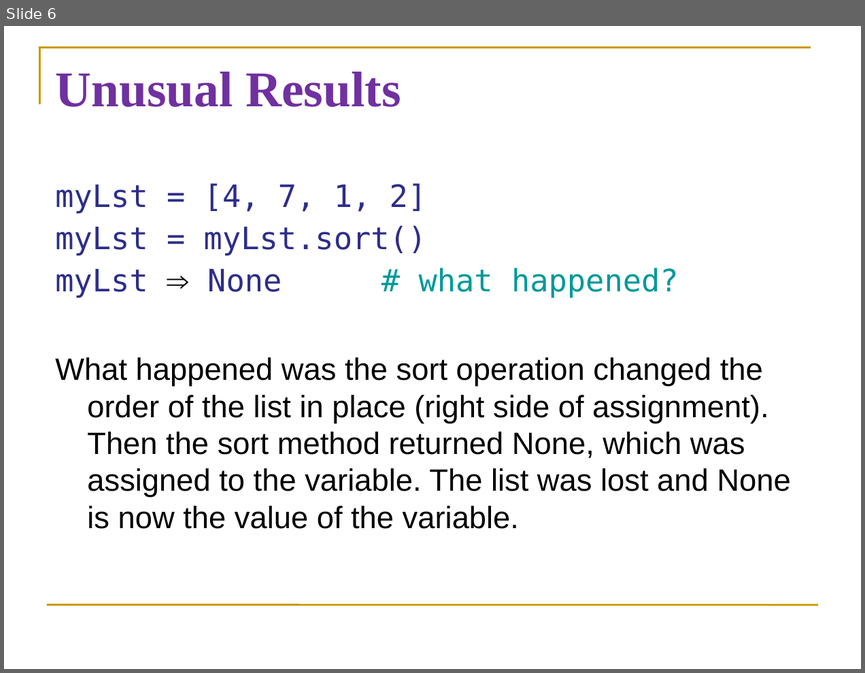
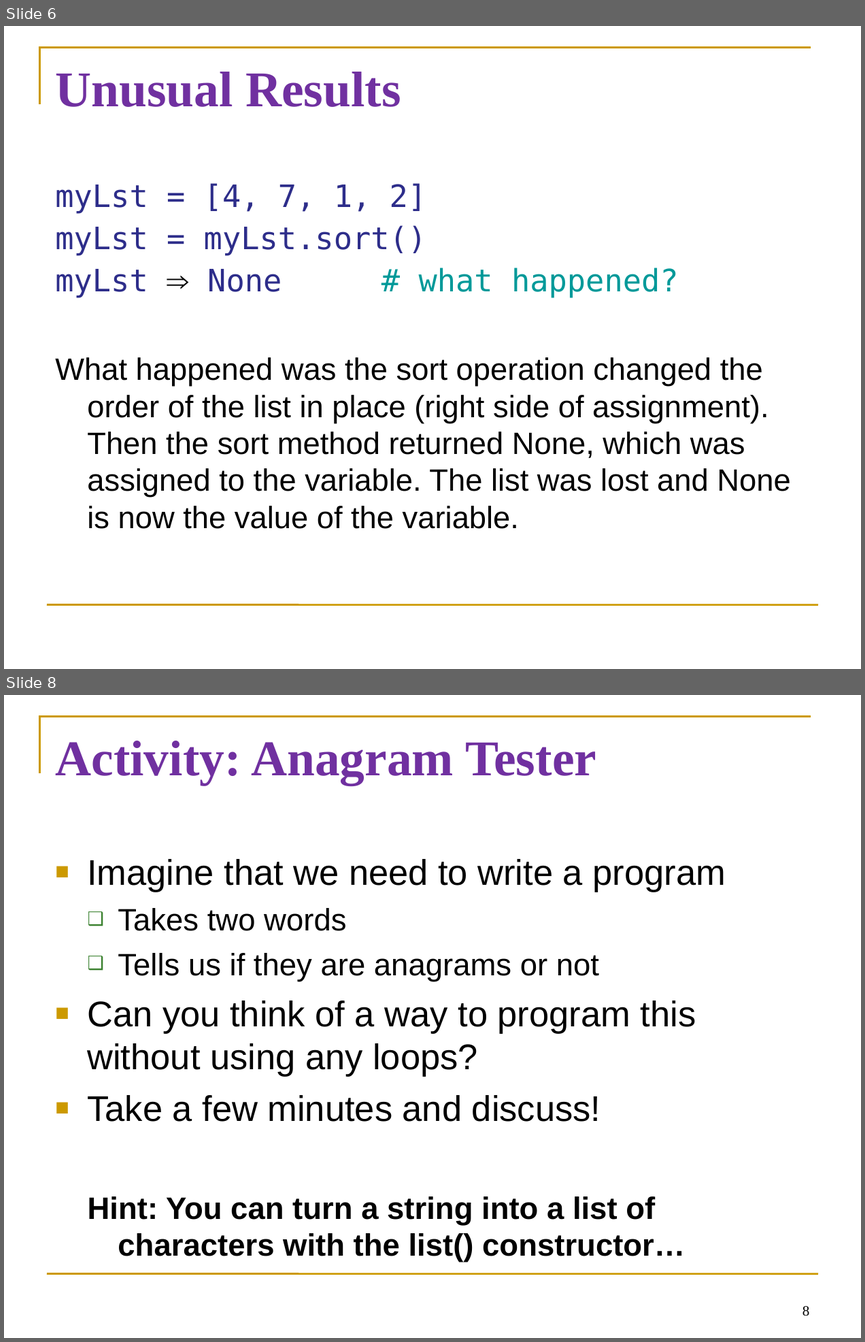
Before and after one commit to diesburg/cs1510_sp25, a slide deck: sessions/s28/s28.ppt. Shown one above the other, each under a label of ours: slide 6 before the commit, slides 6 and 8 after it; the slides between them are not shown. The pictures are 865x673 and 865x1342 pixels, drawn with LibreOffice and Linux fonts; fonts in the diff are those of the drawing. Boxes give left, top, right and bottom in pixels: in the first picture for what was removed or moved away, otherwise in the second. Text is boxed around its words. In the diff, an @@ line names an element or a change of style, - is before the commit and + after.

```diff
--- a/sessions/s28/s28.ppt
+++ b/sessions/s28/s28.ppt
@@ slide 8 added at (4, 695, 861, 1338), background #FFFFFF; not listed: 2 template elements that a slide beside it also shows @@
@@ title added at (55, 741, 596, 785), 42 pt, text #7030A0, bold @@
+Activity: Anagram Tester
@@ text added at (87, 859, 725, 1261), 26 pt, text #000000 @@
+■ Imagine that we need to write a program
+  ❑ Takes two words
+  ❑ Tells us if they are anagrams or not
+■ Can you think of a way to program this without using any loops?
+■ Take a few minutes and discuss!
+  Hint: You can turn a string into a list of characters with the list() constructor…
@@ page number added at (802, 1306, 809, 1316), 12 pt, text #000000 @@
+8
```
Also in this commit, not shown: 2 slides changed, 1 other slide added, 1 slide removed, 5 other files.
